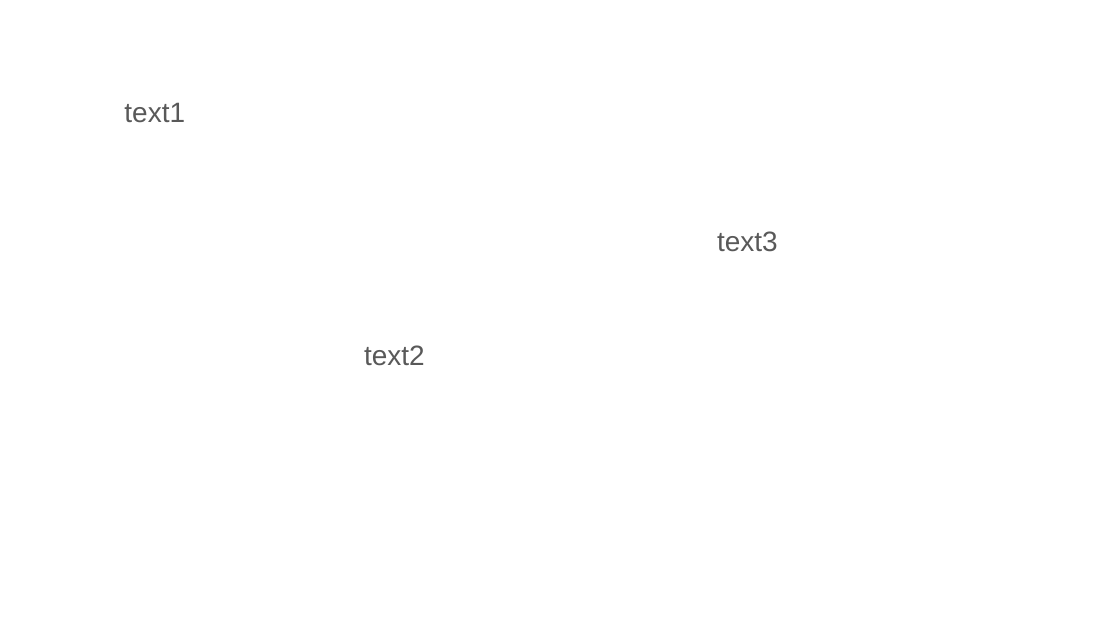
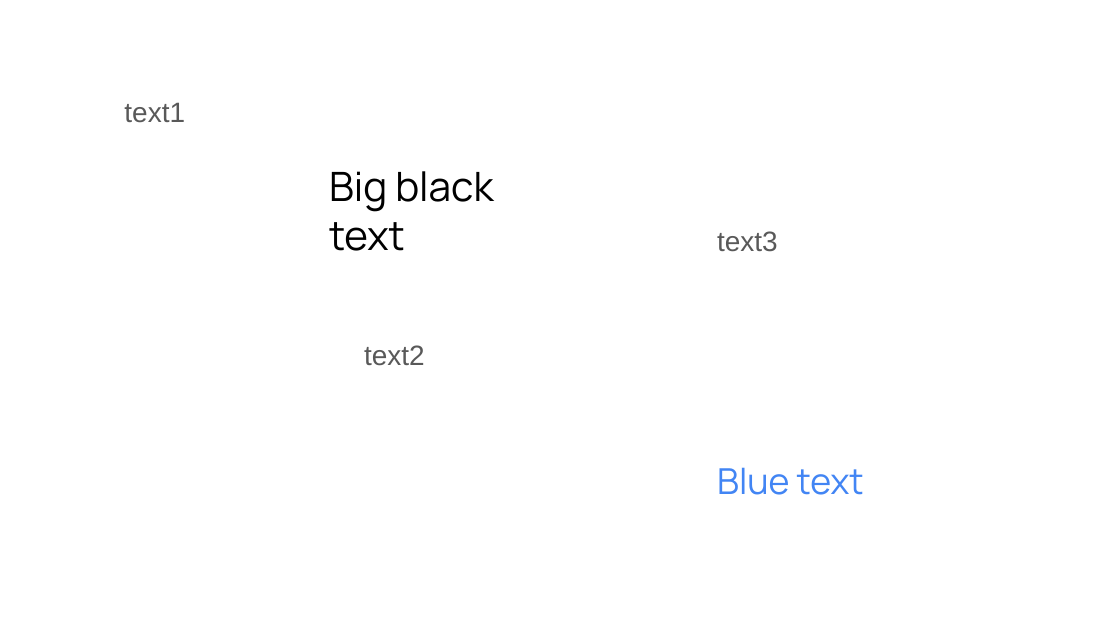
Before and after one commit to Trioplane/reef, a slide deck: slide 1 of other_packs/reef_summit/src/data/reef_summit/reef/special/reef_google_slides_testing.odp. Drawn at 1120x630 pixels with LibreOffice and Linux fonts; fonts in the diff are those of the drawing. Boxes give left, top, right and bottom in pixels: in the first picture for what was removed or moved away, otherwise in the second. Text is boxed around its words. In the diff, an @@ line names an element or a change of style, - is before the commit and + after.

```diff
--- a/other_packs/reef_summit/src/data/reef_summit/reef/special/reef_google_slides_testing.odp
+++ b/other_packs/reef_summit/src/data/reef_summit/reef/special/reef_google_slides_testing.odp
@@ text added at bbox=[329, 171, 493, 251], 26 pt, text #000000 @@
+Big black text
@@ text added at bbox=[717, 467, 864, 495], 23 pt, text #4285F4 @@
+Blue text
```
Also in this commit, not shown: 9 other files.
